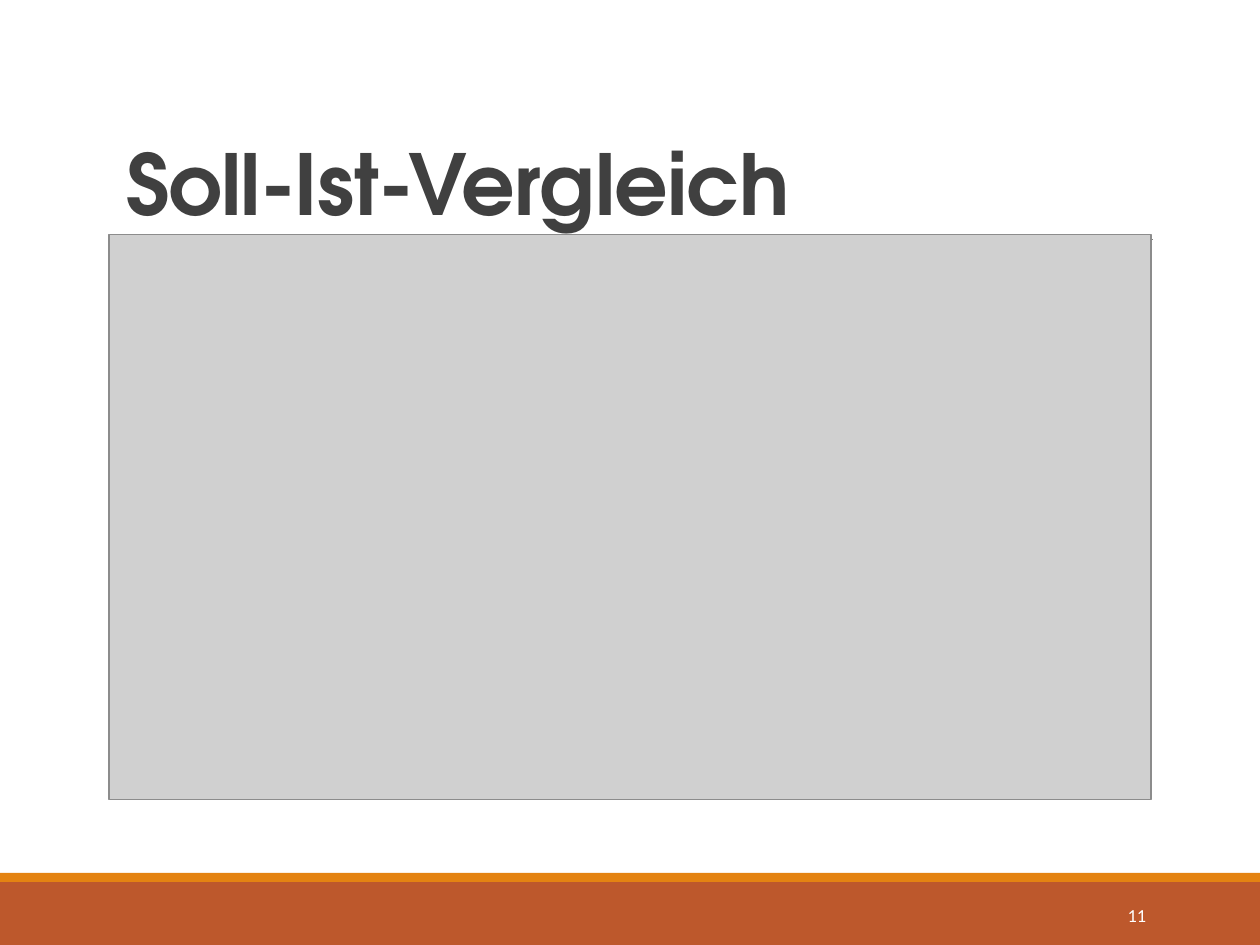
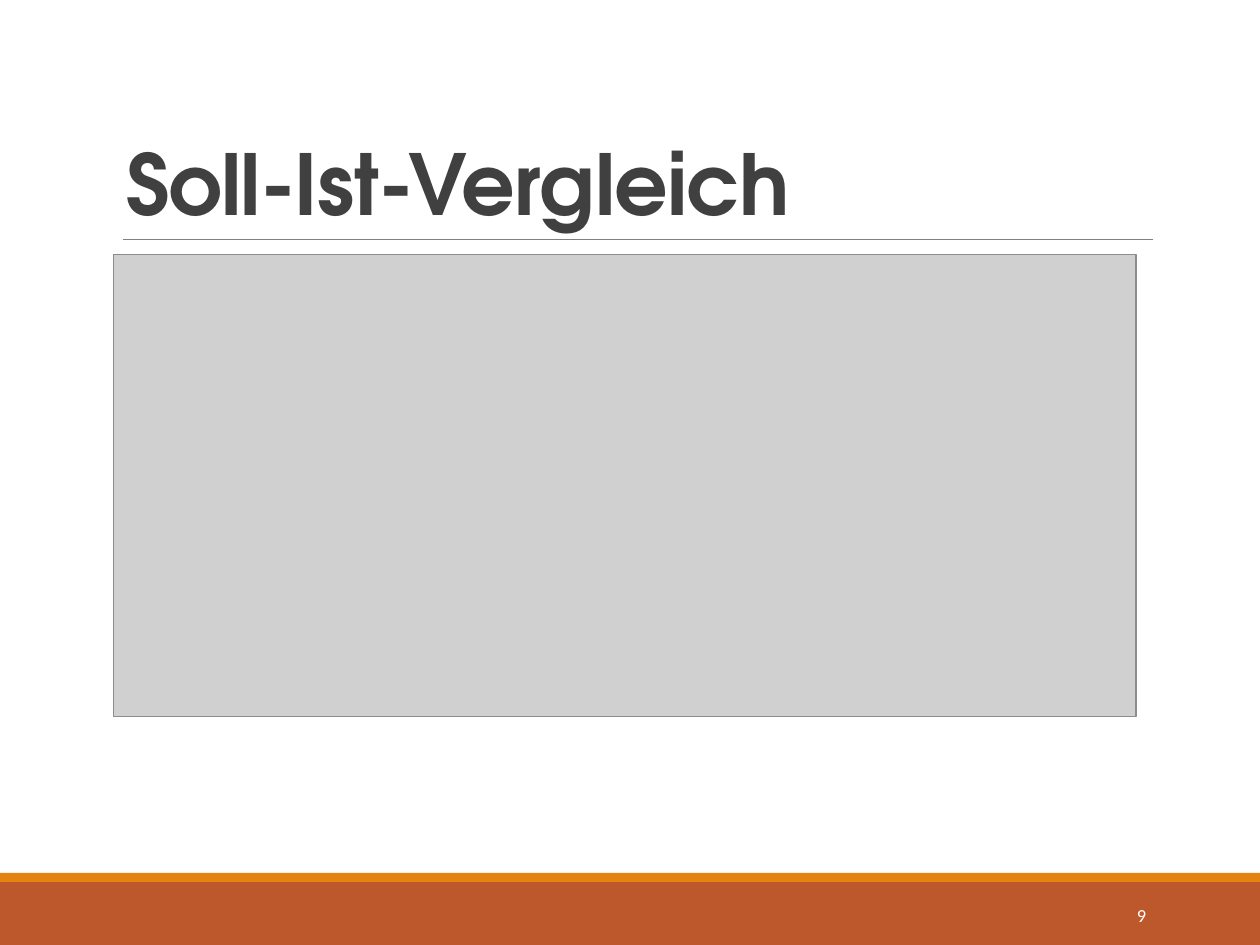
Before and after one commit to Dusty0071/OberstufenProjekt, a slide deck: slide 9 of Präsentation/FIA63-Gruppe#3-PRAES.pptx (slide 11 before the commit). Drawn at 1260x945 pixels with LibreOffice and Linux fonts; fonts in the diff are those of the drawing; grey boxes stand for pictures. Boxes give left, top, right and bottom in pixels: in the first picture for what was removed or moved away, otherwise in the second. Text is boxed around its words. In the diff, an @@ line names an element or a change of style, - is before the commit and + after.

```diff
--- a/Präsentation/FIA63-Gruppe#3-PRAES.pptx
+++ b/Präsentation/FIA63-Gruppe#3-PRAES.pptx
@@ picture: place and size @@
-picture at <box>108,234,1150,800</box>
+picture at <box>113,255,1137,717</box>
@@ page number at <box>1137,910,1146,922</box>: text changed @@
-11
+9
```
Also in this commit, not shown: 7 other slides changed, 1 slide added, 3 slides removed.
